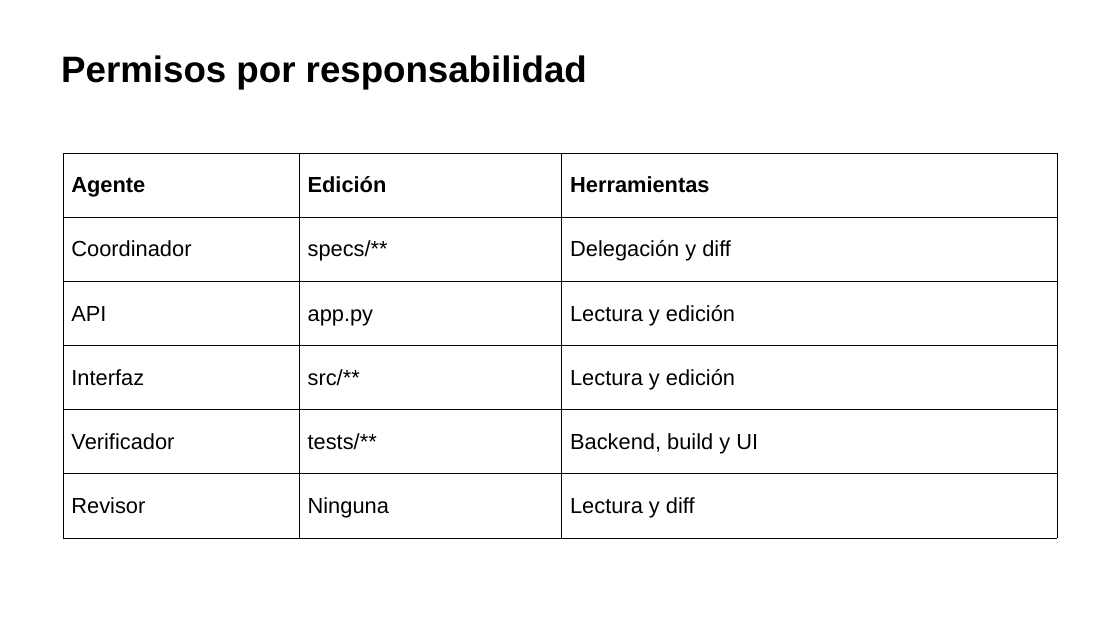
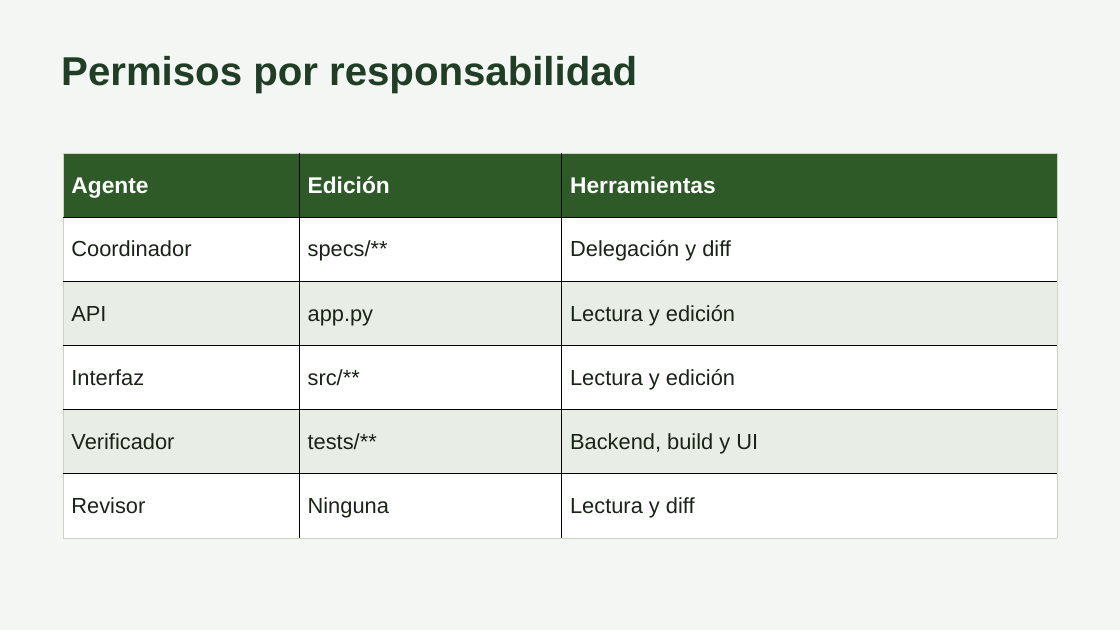
Before and after one commit to carlos-rubio-dev/bovicontrol-pro, a slide deck: slide 6 of docs/integrador/Presentacion.pptx. Drawn at 1120x630 pixels with LibreOffice and Linux fonts; fonts in the diff are those of the drawing. Boxes give left, top, right and bottom in pixels: in the first picture for what was removed or moved away, otherwise in the second. Text is boxed around its words. In the diff, an @@ line names an element or a change of style, - is before the commit and + after.

```diff
--- a/docs/integrador/Presentacion.pptx
+++ b/docs/integrador/Presentacion.pptx
@@ background #FFFFFF to #F4F6F3 @@
@@ text "Permisos por responsabilidad" at bbox=[61, 56, 637, 93]: size 31.5 to 34.5 pt, text colour #000000 to #203D25 @@
@@ table at bbox=[63, 153, 1057, 538] @@
@@ fill #FFFFFF to #2D5A27 in row 1 @@
@@ fill #FFFFFF to #E8EDE5 in 6 cells @@
@@ size 18.8 to 19.5 pt, text colour #000000 to #FFFFFF in "Agente", "Edición", "Herramientas" @@
@@ text colour #000000 to #1A2318 in "Coordinador", "specs/**", "Delegación y diff", "API" and 11 more places @@
@@ borders changed @@
```
Also in this commit, not shown: 16 other slides changed.
